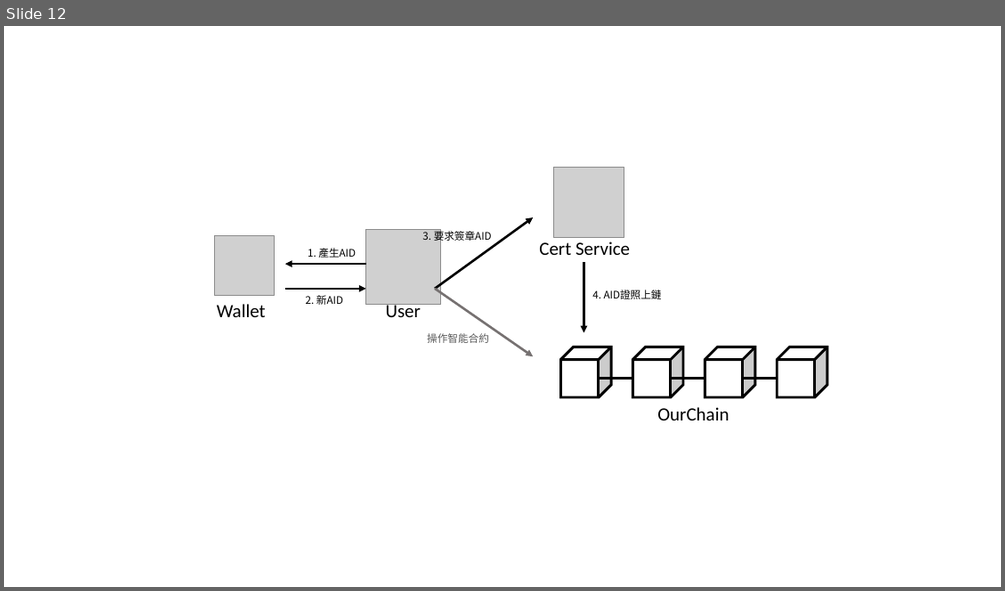
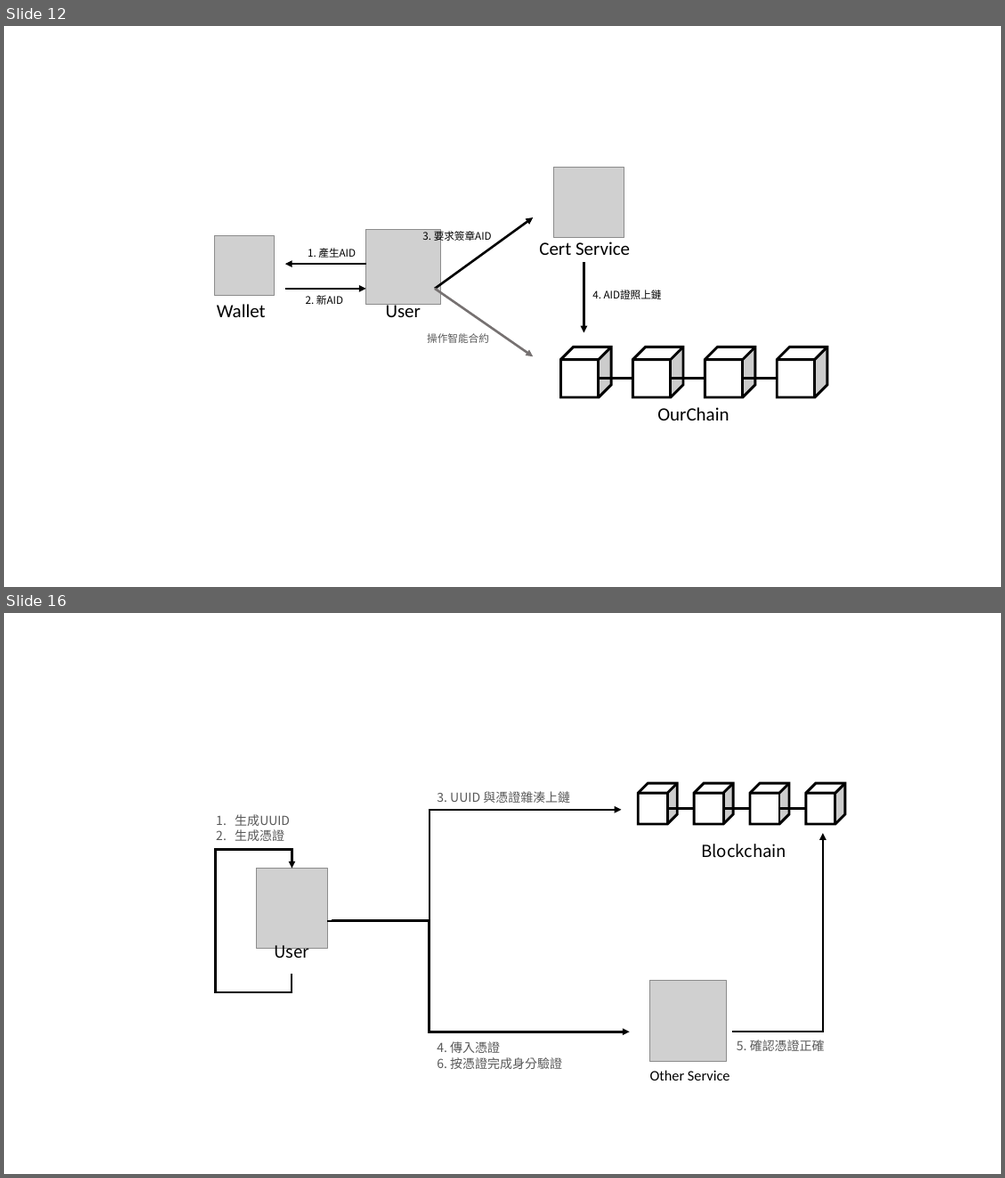
Before and after one commit to leon123858/aid-paper, a slide deck: docs/images.pptx. Shown one above the other, each under a label of ours: slide 12 before the commit, slides 12 and 16 after it; the slides between them are not shown. The pictures are 1005x591 and 1005x1178 pixels, drawn with LibreOffice and Linux fonts; fonts in the diff are those of the drawing; grey boxes stand for pictures. Boxes give left, top, right and bottom in pixels: in the first picture for what was removed or moved away, otherwise in the second. Text is boxed around its words. In the diff, an @@ line names an element or a change of style, - is before the commit and + after.

```diff
--- a/docs/images.pptx
+++ b/docs/images.pptx
@@ slide 16 added at box(4, 613, 1001, 1174), background #FFFFFF @@
@@ group added at box(217, 784, 845, 1080): 8 texts, 4 cubes, 4 elbow arrows, 3 lines, 2 pictures @@
+User
+Blockchain
+Other Service
+1. 生成UUID
+2. 生成憑證
+3. UUID 與憑證雜湊上鏈
+4. 傳入憑證
+5. 確認憑證正確
+6. 按憑證完成身分驗證
```
Also in this commit, not shown: 2 other slides added, 1 slide removed, 8 other files.
